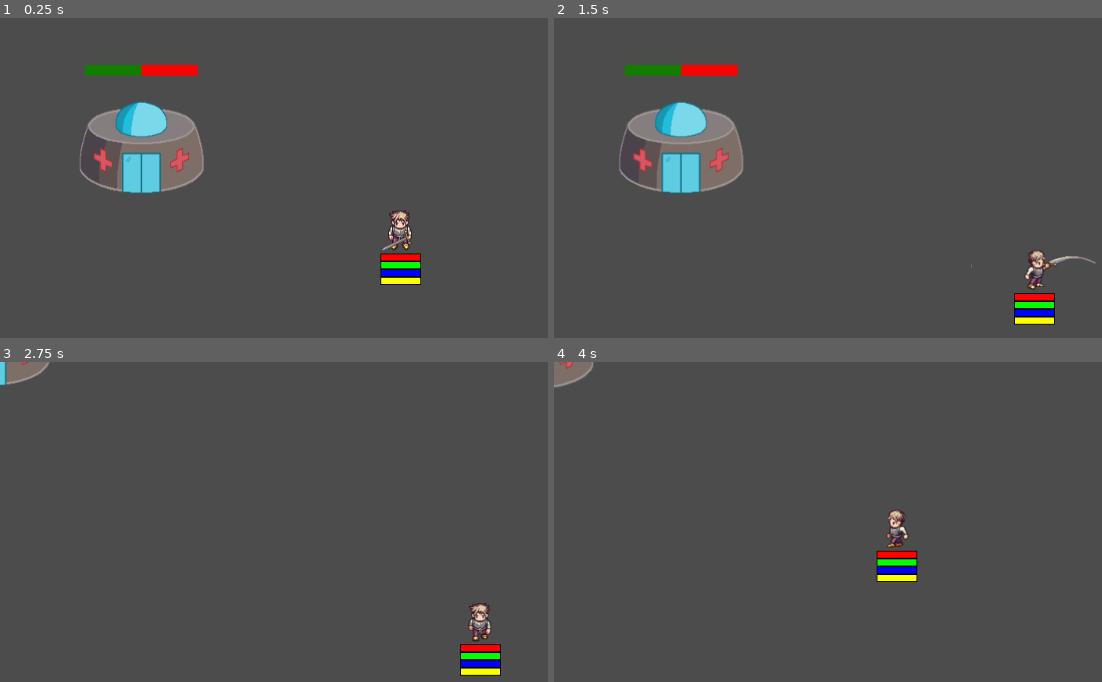
Above: before the commit, frames 1-4 (two rows, left to right).
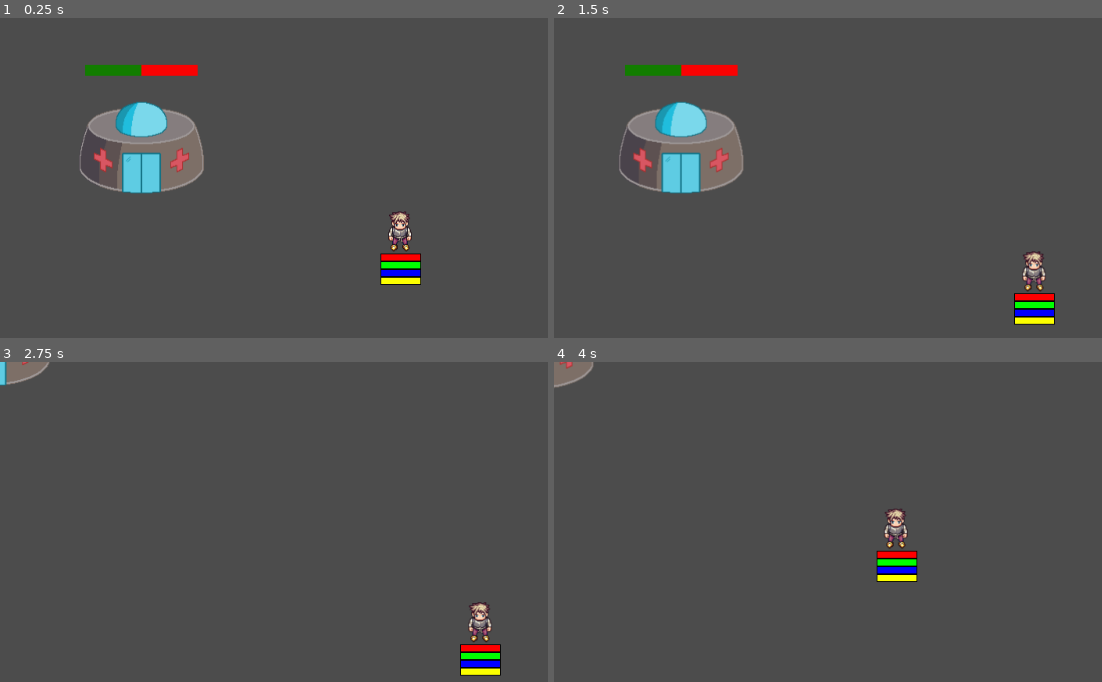
Above: after the commit, the same moments.

Repository: MLaurentys/GGJ2020
Game: Godot game, scene res://Tests/PlayerTest.tscn
Same seed, same stepped clock (60 frames per second), same inputs: the game is played once before the commit and once after it.
Inputs (mouse positions are in pixels of both pictures, inside the frame that each line leads up to):
- Up to frame 1 (0.25 s): no input
- Up to frame 2 (1.5 s): tap Enter at 0.5 s; move the mouse to (outside the picture) at 0.52 s; hold Right (ui_right) 0.53-1.28 s; hold Right mouse button (fix) 0.53-1.28 s; click (outside the picture) at 0.67 s; tap Space (ui_select) at 0.77 s; move the mouse to (795, 274) at 1.27 s; hold Down (ui_down) from 1.28 s (still down); tap E (interact) at 1.35 s
- Up to frame 3 (2.75 s): tap Space (ui_select) at 1.52 s; move the mouse to (482, 493) at 2.02 s; release Down (ui_down) at 2.03 s; hold Right (ui_right) from 2.03 s (still down); hold Right mouse button (fix) from 2.03 s (still down)
- Up to frame 4 (4 s): move the mouse to (outside the picture) at 2.77 s; release Right (ui_right) at 2.78 s; release Right mouse button (fix) at 2.78 s; hold Up (ui_up) 2.78-3.53 s; tap E (interact) at 2.85 s; click (outside the picture) at 2.92 s; tap Space (ui_select) at 3.02, 3.77 s; move the mouse to (outside the picture) at 3.52 s; hold Left (ui_left) from 3.53 s (still down); hold Right mouse button (fix) from 3.53 s (still down)

The runs differ from the first frame. In frame 1, 0.3% of the frame differs, in the area x 69-76%, y 60-73%; in frame 2, 0.5%, in the area x 76-99%, y 72-86%; in frame 3, 0.3%; in frame 4, 0.3%.

Commit message:
Add animation state-machine

Diff:
--- a/project/Characters/Player/Player.gd
+++ b/project/Characters/Player/Player.gd
@@ -17,6 +17,7 @@
 onready var attack = 100
 onready var shield = 100
 
+var state_machine
 var look_angle: float = 0.0
 var attacking := false
 onready var is_invulnerable = false
@@ -26,6 +27,7 @@
 	hud = locator.find_entity("HUD")
 	#var player = locator.find_entity("player")
 	$DashCooldown.wait_time = dash_cooldown
+	state_machine = $AnimationTree.get("parameters/playback")
 
 func _physics_process(_delta):
 	if not attacking and not dashing:
@@ -60,16 +62,14 @@
 			get_parent().add_child(damage_box)
 			if (attack_angle > 1.0):
 				if (attack_angle > 2.0):
-					$Sprite/AnimationPlayer.current_animation = "Attack_Left"
+					state_machine.travel("Attack_Left")
 				else:
-					$Sprite/AnimationPlayer.current_animation = "Attack_Downward"
+					state_machine.travel("Attack_Downward")
 			else:
 				if (attack_angle < -0.5):
-					$Sprite/AnimationPlayer.current_animation = "Attack_Upward"
+					state_machine.travel("Attack_Upward")
 				else:
-					$Sprite/AnimationPlayer.current_animation = "Attack_Right"
-			$Sprite/AnimationPlayer.play()
-
+					state_machine.travel("Attack_Right")
 
 func get_closest_cardinal_angle(angle):
 	if angle >= -PI/4 and angle <= PI/4:
--- a/project/Characters/Player/Player.tscn
+++ b/project/Characters/Player/Player.tscn
@@ -7,6 +7,7 @@
 
 [sub_resource type="Animation" id=1]
 resource_name = "Attack_Downward"
+length = 0.6
 tracks/0/type = "value"
 tracks/0/path = NodePath(".:frame")
 tracks/0/interp = 1
@@ -37,7 +38,7 @@
 
 [sub_resource type="Animation" id=3]
 resource_name = "Attack_Right"
-length = 0.8
+length = 0.6
 tracks/0/type = "value"
 tracks/0/path = NodePath(".:frame")
 tracks/0/interp = 1
@@ -53,6 +54,7 @@
 
 [sub_resource type="Animation" id=4]
 resource_name = "Attack_Upward"
+length = 0.6
 tracks/0/type = "value"
 tracks/0/path = NodePath(".:frame")
 tracks/0/interp = 1
@@ -158,6 +160,7 @@
 [sub_resource type="Animation" id=11]
 resource_name = "Rest"
 length = 0.1
+loop = true
 tracks/0/type = "value"
 tracks/0/path = NodePath(".:frame")
 tracks/0/interp = 1
@@ -236,6 +239,62 @@
 
 [sub_resource type="RectangleShape2D" id=17]
 extents = Vector2( 15.37, 25.2053 )
+
+[sub_resource type="AnimationNodeAnimation" id=18]
+animation = "Attack_Downward"
+
+[sub_resource type="AnimationNodeAnimation" id=19]
+animation = "Attack_Left"
+
+[sub_resource type="AnimationNodeAnimation" id=20]
+animation = "Attack_Right"
+
+[sub_resource type="AnimationNodeAnimation" id=21]
+animation = "Attack_Upward"
+
+[sub_resource type="AnimationNodeAnimation" id=22]
+animation = "Rest"
+
+[sub_resource type="AnimationNodeStateMachineTransition" id=29]
+
+[sub_resource type="AnimationNodeStateMachineTransition" id=30]
+
+[sub_resource type="AnimationNodeStateMachineTransition" id=31]
+
+[sub_resource type="AnimationNodeStateMachineTransition" id=32]
+
+[sub_resource type="AnimationNodeStateMachineTransition" id=33]
+switch_mode = 2
+auto_advance = true
+
+[sub_resource type="AnimationNodeStateMachineTransition" id=34]
+switch_mode = 2
+auto_advance = true
+
+[sub_resource type="AnimationNodeStateMachineTransition" id=35]
+switch_mode = 2
+auto_advance = true
+
+[sub_resource type="AnimationNodeStateMachineTransition" id=36]
+switch_mode = 2
+auto_advance = true
+
+[sub_resource type="AnimationNodeStateMachine" id=27]
+states/Attack_Downward/node = SubResource( 18 )
+states/Attack_Downward/position = Vector2( 307, 49 )
+states/Attack_Left/node = SubResource( 19 )
+states/Attack_Left/position = Vector2( 86, 180 )
+states/Attack_Right/node = SubResource( 20 )
+states/Attack_Right/position = Vector2( 86, 49 )
+states/Attack_Upward/node = SubResource( 21 )
+states/Attack_Upward/position = Vector2( 589, 67 )
+states/Rest/node = SubResource( 22 )
+states/Rest/position = Vector2( 307, 201 )
+transitions = [ "Rest", "Attack_Right", SubResource( 29 ), "Rest", "Attack_Left", SubResource( 30 ), "Rest", "Attack_Downward", SubResource( 31 ), "Rest", "Attack_Upward", SubResource( 32 ), "Attack_Right", "Rest", SubResource( 33 ), "Attack_Left", "Rest", SubResource( 34 ), "Attack_Downward", "Rest", SubResource( 35 ), "Attack_Upward", "Rest", SubResource( 36 ) ]
+start_node = "Rest"
+graph_offset = Vector2( 0, 14.96 )
+
+[sub_resource type="AnimationNodeStateMachinePlayback" id=28]
 
 [node name="Player" groups=[
 "player",
@@ -255,7 +314,7 @@
 offset = Vector2( 0, -32 )
 vframes = 13
 hframes = 9
-frame = 63
+frame = 18
 
 [node name="AnimationPlayer" type="AnimationPlayer" parent="Sprite" index="0"]
 anims/Attack_Downward = SubResource( 1 )
@@ -311,5 +370,11 @@
 limit_bottom = 2000
 drag_margin_h_enabled = true
 drag_margin_v_enabled = true
+
+[node name="AnimationTree" type="AnimationTree" parent="." index="10"]
+tree_root = SubResource( 27 )
+anim_player = NodePath("../Sprite/AnimationPlayer")
+active = true
+parameters/playback = SubResource( 28 )
 [connection signal="timeout" from="DashTimer" to="." method="stop_dash"]
 [connection signal="timeout" from="InvulnerabilityTimer" to="." method="_on_InvulnerabilityTimer_timeout"]
Not shown: 1 places in project/Characters/Player/Player.tscn that only renumber resources
